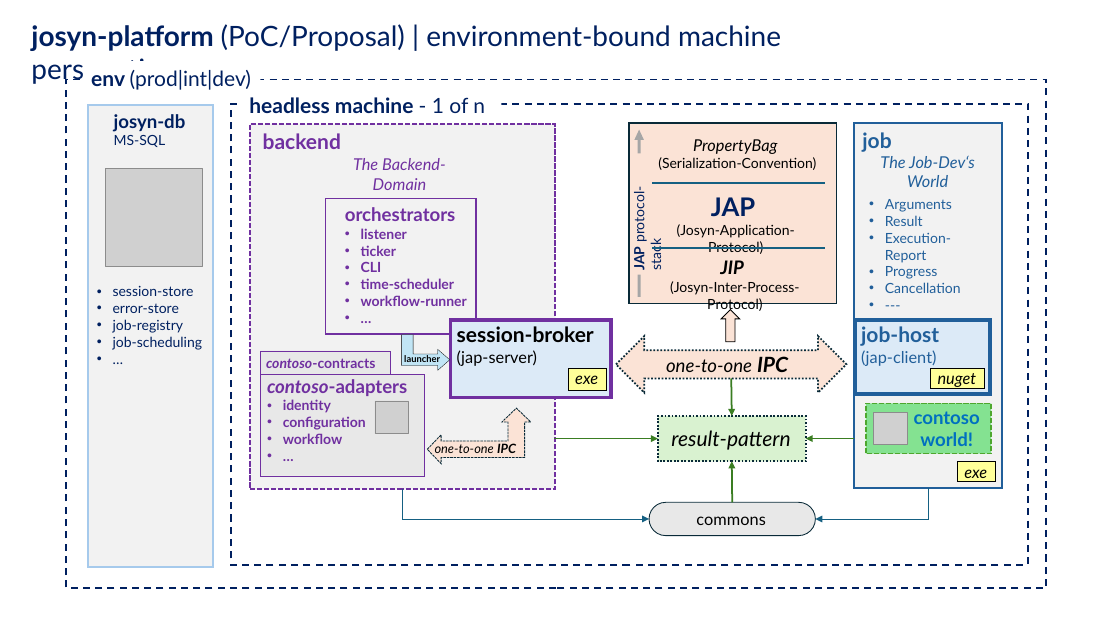
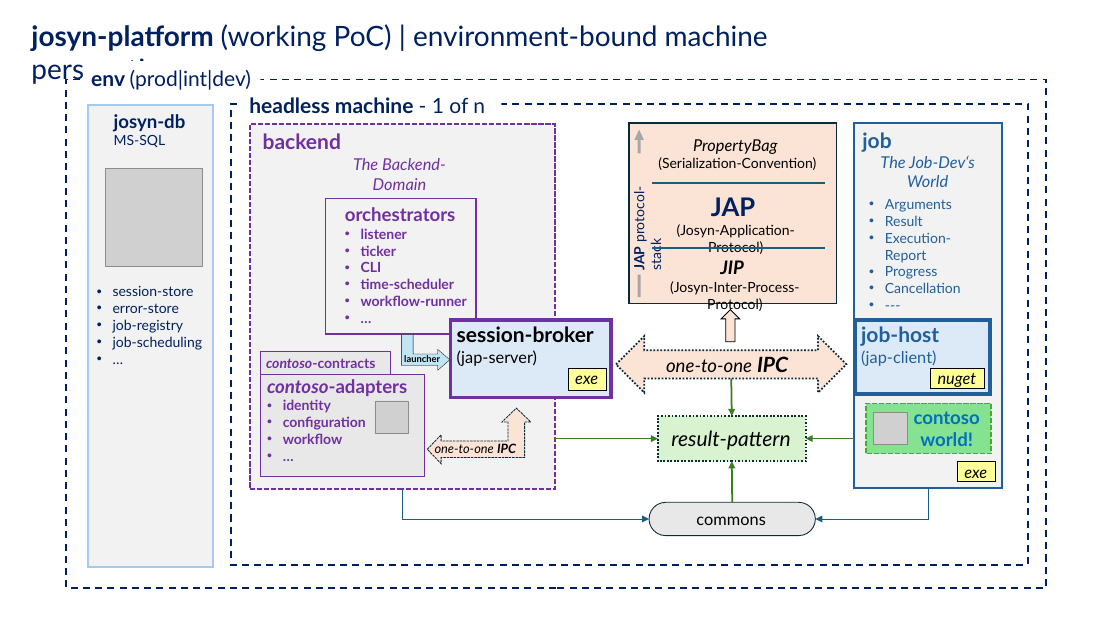
Before and after one commit to ckluth/josyn-platform, a slide deck: slide 11 of josyn-intro.pptx. Drawn at 1120x630 pixels with LibreOffice and Linux fonts; fonts in the diff are those of the drawing; grey boxes stand for pictures. Boxes give left, top, right and bottom in pixels: in the first picture for what was removed or moved away, otherwise in the second. Text is boxed around its words. In the diff, an @@ line names an element or a change of style, - is before the commit and + after.

```diff
--- a/josyn-intro.pptx
+++ b/josyn-intro.pptx
@@ text at (x1=31, y1=24, x2=768, y2=85): text changed @@
-josyn-platform (PoC/Proposal) | environment-bound machine perspective
+josyn-platform (working PoC) | environment-bound machine perspective
```
Also in this commit, not shown: 4 other slides changed.
